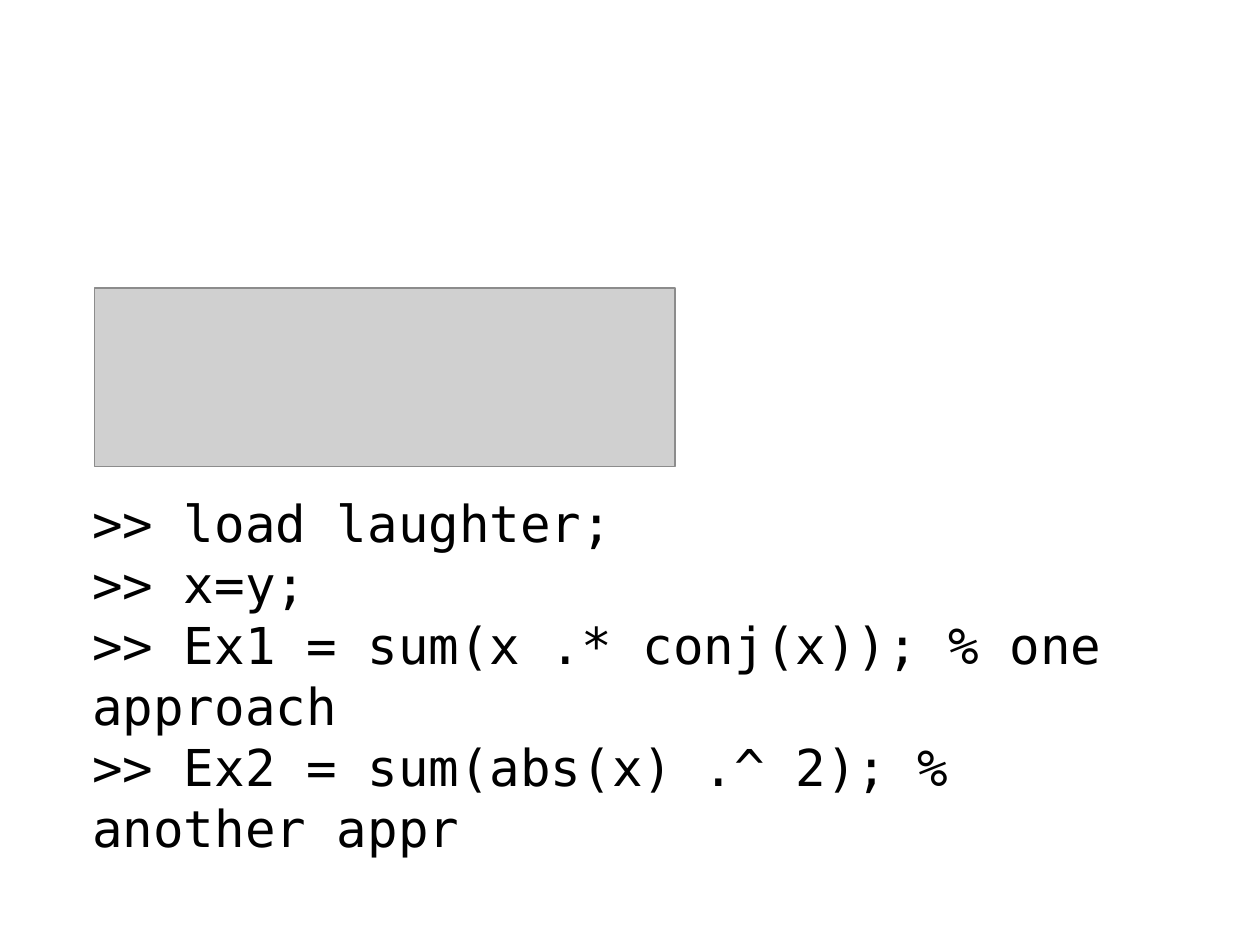
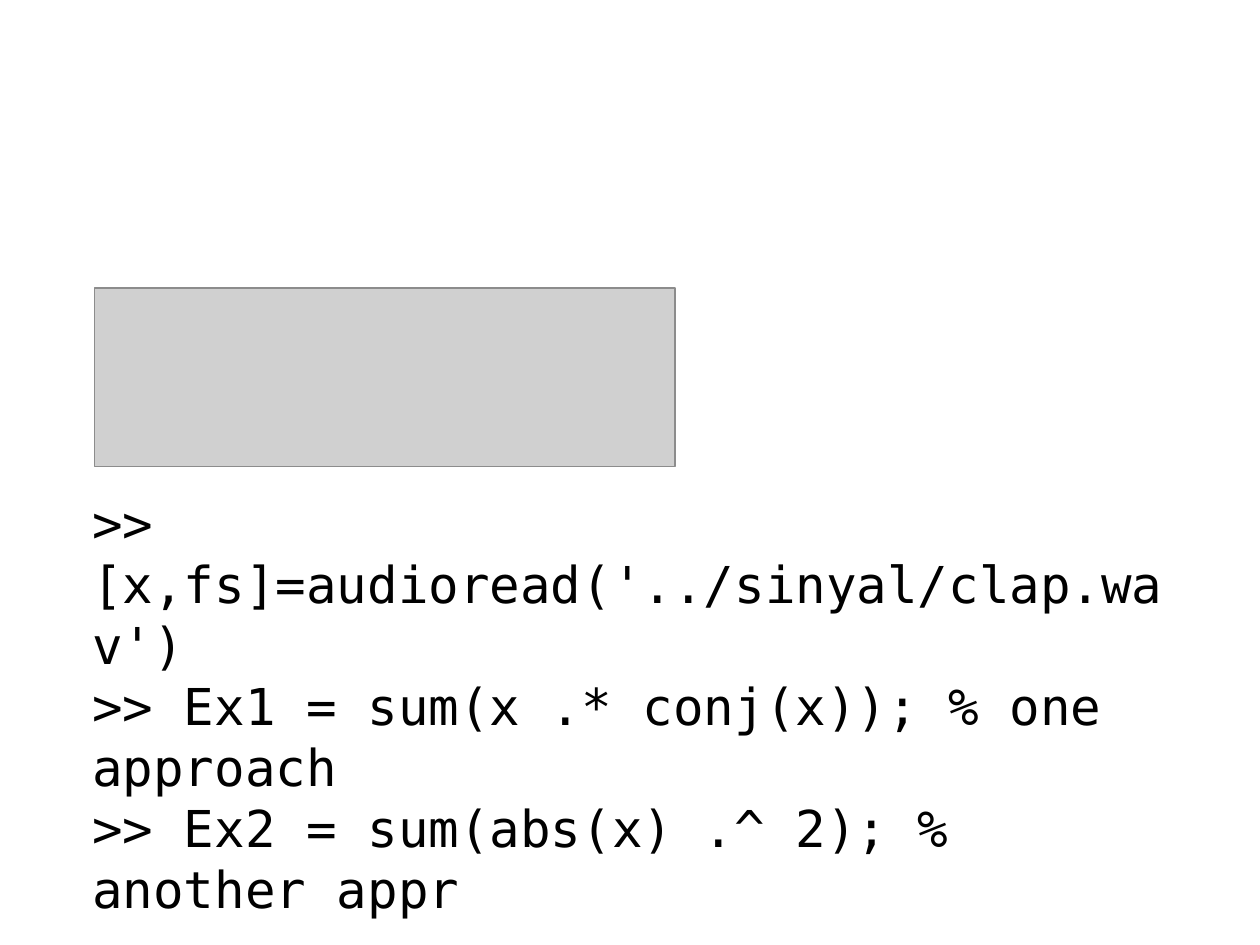
Before and after one commit to bagustris/sinyalsistem, a slide deck: slide 40 of slides/Lect1_SinyalSistem2.odp. Drawn at 1260x945 pixels with LibreOffice and Linux fonts; fonts in the diff are those of the drawing; grey boxes stand for pictures; background and template pictures are left out. Boxes give left, top, right and bottom in pixels: in the first picture for what was removed or moved away, otherwise in the second. Text is boxed around its words. In the diff, an @@ line names an element or a change of style, - is before the commit and + after.

```diff
--- a/slides/Lect1_SinyalSistem2.odp
+++ b/slides/Lect1_SinyalSistem2.odp
@@ text at (x1=92, y1=564, x2=1162, y2=614): text changed @@
->> load laughter;
->> x=y;
+>> [x,fs]=audioread('../sinyal/clap.wav')
```
Also in this commit, not shown: 5 other slides changed, 5 other files.
